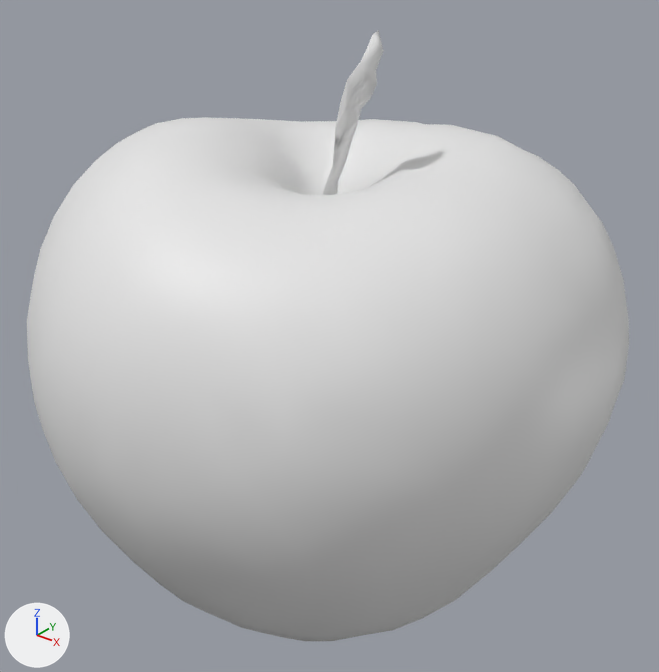
Before and after pictures for a commit that changed the OBJ model Asset/Model/Apple.obj.
Both versions are drawn from a camera (50 mm lens) standing at (1.238, -1.516, 0.995) and looking at (0.013, 0.015, 0.046). Every picture has the same lights, and +X, +Y and +Z are marked at lower left. Where no turn or scale is listed for an object, it has been applied to the vertices.

The scene before the commit, as lines of its bpy script (objects in view):
```python
me_apple = bpy.data.meshes.new('Apple')
me_apple.from_pydata(...)  # 1024 vertices, 2000 faces; spans x -0.671..0.655, y -0.657..0.672, z -0.633..0.755
ob_apple = bpy.data.objects.new('Apple', me_apple)
ob_apple.location = (0.0, 0.0, 0.0)
```
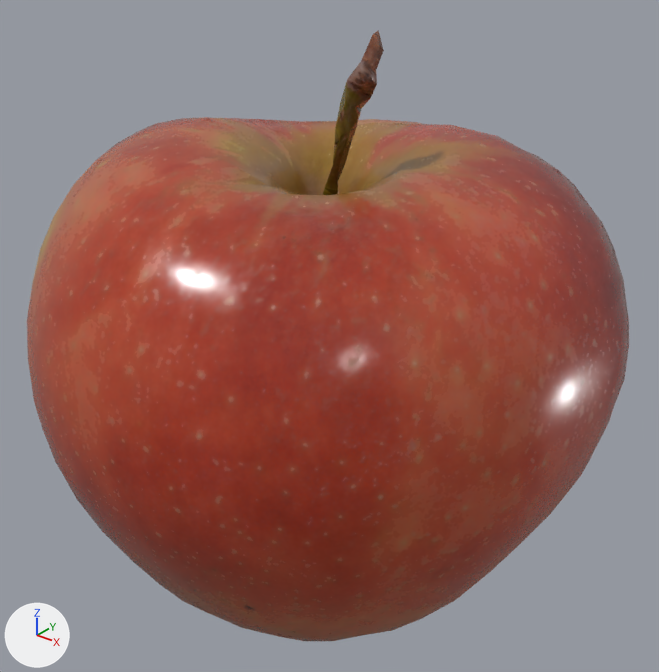
Pixel boxes (x1, y1, x2, y2) of what changed, in the pictures (659 x 672 px):
'Apple', recoloured (white to red)
    both: (27, 30, 629, 641)

What the commit changed:
Picture 'Metalness.jpg' (img_metalness_jpg) is new.
Picture 'Roughness.jpg' (img_roughness_jpg) is new.
Picture 'Color.jpg' (img_color_jpg) is new.
Material 'AppleMaterial' (mat_applematerial) is new.
Uses the picture img_color_jpg.
Uses the picture img_metalness_jpg.
Uses the picture img_roughness_jpg.
me_apple has 1024 vertices, 2000 faces and spans x -0.671..0.655, y -0.657..0.672, z -0.633..0.755.
me_apple now uses material mat_applematerial.
